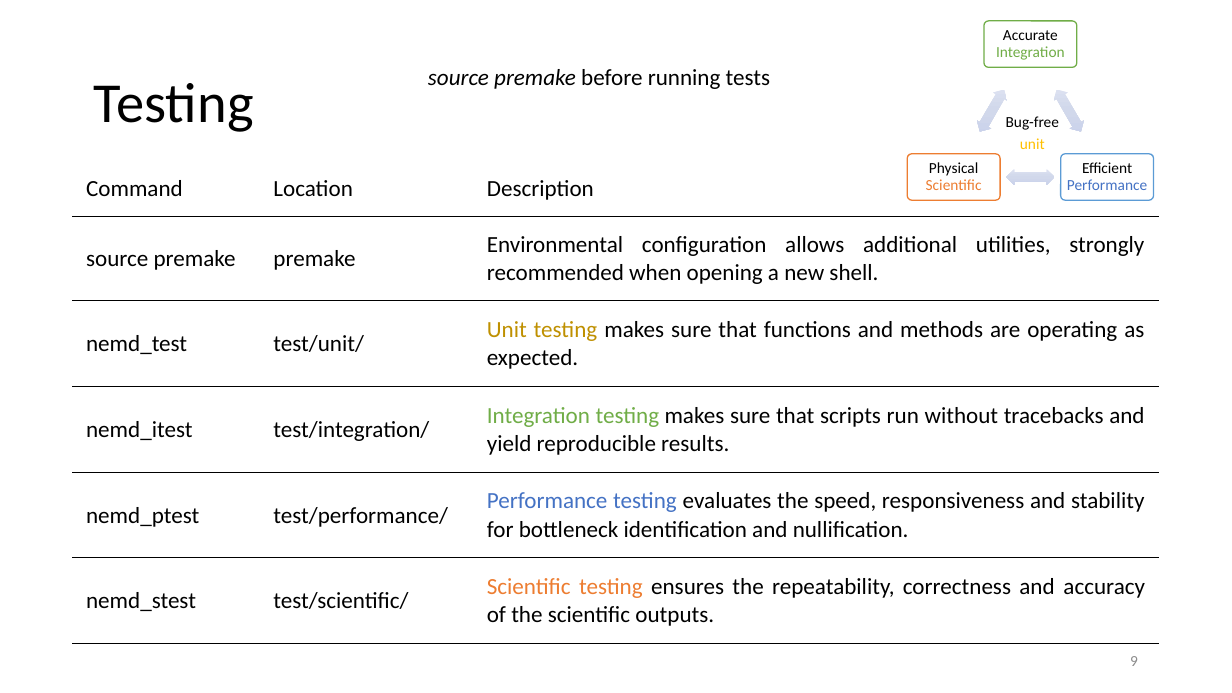
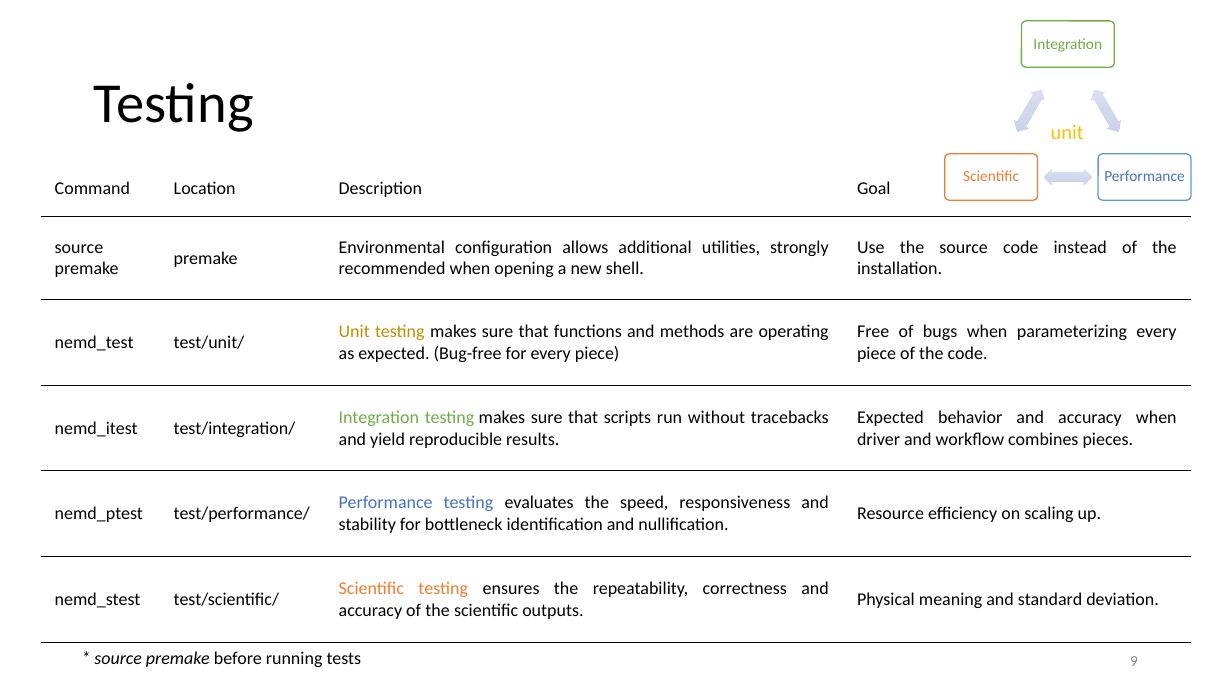
Before and after one commit to zhteg4pvt/nemd, a slide deck: slide 9 of docs/power_point/nemd.pptx. Drawn at 1232x693 pixels with LibreOffice and Linux fonts; fonts in the diff are those of the drawing. Boxes give left, top, right and bottom in pixels: in the first picture for what was removed or moved away, otherwise in the second. Text is boxed around its words. In the diff, an @@ line names an element or a change of style, - is before the commit and + after.

```diff
--- a/docs/power_point/nemd.pptx
+++ b/docs/power_point/nemd.pptx
@@ text at <box>1033,38,1102,52</box>: text changed @@
-Accurate Integration
+Integration
@@ 3 left right arrows: place and size @@
-3 left right arrows at <box>972,86,1088,186</box>
+3 left right arrows at <box>1010,86,1126,186</box>
@@ text at <box>1006,116,1059,130</box>: paragraph removed @@
-Bug-free
@@ text "unit": place and size @@
-text "unit" at <box>1006,116,1059,149</box>
+text "unit" at <box>1051,125,1084,139</box>
@@ text "unit" at <box>1051,125,1084,139</box>: size 12 to 16 pt; more space between paragraphs @@
@@ table at <box>41,161,1191,642</box> @@
-column 3: Description | Environmental configuration allows additional utilities, strongly recommended when opening a new shell. | Unit testing makes sure that functions and methods are operating as expected. | Integration testing makes sure that scripts run without tracebacks and yield reproducible results. | Performance testing evaluates the speed, responsiveness and stability for bottleneck identification and nullification. | Scientific testing ensures the repeatability, correctness and accuracy of the scientific outputs.
+column 3: Description | Environmental configuration allows additional utilities, strongly recommended when opening a new shell. | Unit testing makes sure that functions and methods are operating as expected. (Bug-free for every piece) | Integration testing makes sure that scripts run without tracebacks and yield reproducible results. | Performance testing evaluates the speed, responsiveness and stability for bottleneck identification and nullification. | Scientific testing ensures the repeatability, correctness and accuracy of the scientific outputs.
+column 4: Goal | Use the source code instead of the installation. | Free of bugs when parameterizing every piece of the code. | Expected behavior and accuracy when driver and workflow combines pieces. | Resource efficiency on scaling up. | Physical meaning and standard deviation.
@@ table: place and size @@
-table at <box>72,161,1159,642</box>
+table at <box>41,161,1191,642</box>
@@ 3 rounded rectangles: place and size @@
-3 rounded rectangles at <box>908,21,1154,200</box>
+3 rounded rectangles at <box>945,21,1191,200</box>
@@ text at <box>963,170,1019,181</box>: text changed @@
-Physical Scientific
+Scientific
@@ text at <box>1104,170,1184,181</box>: text changed @@
-Efficient Performance
+Performance
@@ text at <box>94,651,362,667</box>: text changed; size 18 to 14 pt @@
-source premake before running tests
+* source premake before running tests
```
Also in this commit, not shown: 7 other slides changed, 1 slide added, 16 other files.
